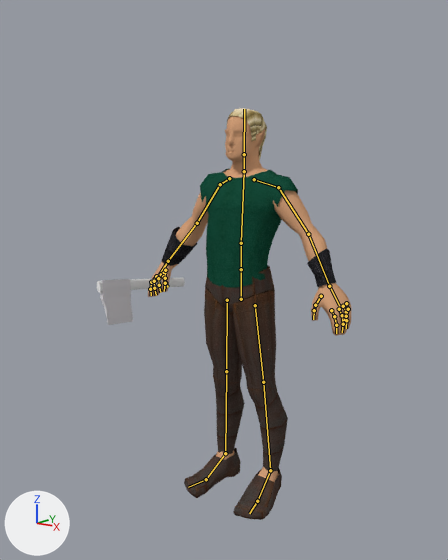
The Blender file Models Personatges/Models Carlos/elf_civil_final_axe_animation.blend, before and after one commit.
Before and after are seen from a camera (50 mm lens) standing at (2.81, -3.86, 2.87) and looking at (-0.01, -0.21, 1.85). Every picture has the same lights, and +X, +Y and +Z are marked at lower left. The bones that bend it are drawn over the model as lines.

Names of what the first picture shows: 'Cylinder', 'Low_Poly_Characte.000_Mesh.007'.
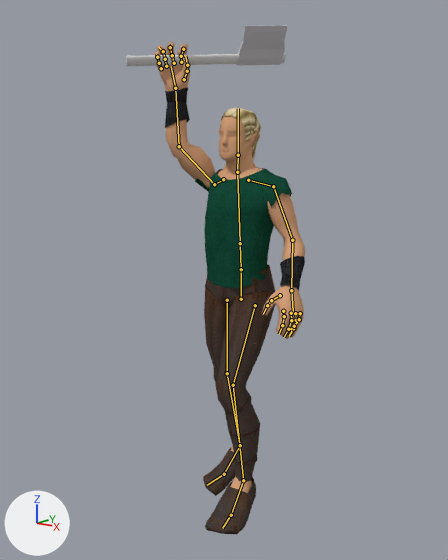
Commit message: Elf civil w/ action animation

The newer file adds an action. The first version stands in its rest pose; the second is drawn at frame 6 of the action 'Action'.

Location of each change, (x1, y1, x2, y2) in pixels of the pictures (448 x 560 px):
```json
{"object": "Low_Poly_Characte.000_Mesh.007", "change": "posed", "before": [148, 108, 352, 520], "after": [154, 42, 305, 535], "on screen": "26% narrower, 20% taller"}
{"object": "Cylinder", "change": "posed", "before": [97, 277, 185, 325], "after": [126, 25, 287, 66], "on screen": "82% wider, 14% shorter"}
{"bone": "Rib_cage", "before": "(241, 269) to (241, 243)", "after": "(241, 269) to (240, 243)"}
{"bone": "Torso", "before": "(241, 243) to (244, 171)", "after": "(240, 243) to (237, 172)"}
{"bone": "Neck", "before": "(244, 171) to (244, 154)", "after": "(237, 172) to (238, 155)"}
{"bone": "Arm_l", "before": "(278, 187) to (308, 234)", "after": "(273, 186) to (292, 240)"}
{"bone": "forearm_l", "before": "(308, 234) to (329, 286)", "after": "(292, 240) to (291, 290)"}
{"bone": "Arm_r", "before": "(220, 184) to (197, 223)", "after": "(214, 184) to (179, 146)"}
{"bone": "forearm_r", "before": "(197, 223) to (168, 261)", "after": "(179, 146) to (175, 88)"}
{"bone": "index2_r", "before": "(151, 282) to (150, 289)", "after": "(181, 56) to (183, 49)"}
{"bone": "index3_r", "before": "(150, 289) to (151, 295)", "after": "(183, 49) to (184, 47)"}
{"bone": "middle3_r", "before": "(154, 288) to (156, 295)", "after": "(170, 47) to (171, 45)"}
{"bone": "ring3_l.001", "before": "(159, 285) to (160, 292)", "after": "(163, 51) to (159, 47)"}
{"bone": "thumb_r", "before": "(165, 270) to (165, 278)", "after": "(184, 79) to (187, 71)"}
{"bone": "thumb3_r", "before": "(165, 283) to (164, 291)", "after": "(187, 65) to (185, 56)"}
{"bone": "Leg_l", "before": "(255, 305) to (263, 382)", "after": "(255, 305) to (233, 385)"}
{"bone": "Knee_l", "before": "(263, 382) to (270, 470)", "after": "(233, 385) to (243, 480)"}
{"bone": "Foot_l", "before": "(270, 470) to (257, 501)", "after": "(243, 480) to (231, 515)"}
{"bone": "Toes_l", "before": "(257, 501) to (249, 513)", "after": "(231, 515) to (222, 528)"}
{"bone": "Leg_r", "before": "(227, 300) to (226, 371)", "after": "(227, 300) to (227, 373)"}
{"bone": "Knee_l.001", "before": "(226, 371) to (225, 453)", "after": "(227, 373) to (240, 445)"}
```

The change, as JSON lines over the scene's bpy script:
```json
{"block": "bone_rib_cage", "where": "bone_rib_cage = bpy.data.objects['Armature'].pose.bones['Rib_cage']  # child of 'Spine'"}
{"op": "set", "path": "bone_rib_cage.rotation_quaternion", "old": "(1.0, 0.0, 0.0, 0.0)", "new": "(0.996, 0.032, 0.005, 0.007)", "note": "degrees (0, 0, 0) -> degrees (4, 1, 1)"}
{"block": "bone_torso", "where": "bone_torso = bpy.data.objects['Armature'].pose.bones['Torso']  # child of 'Rib_cage'"}
{"op": "set", "path": "bone_torso.rotation_quaternion", "old": "(1.0, 0.0, 0.0, 0.0)", "new": "(1.0, 0.017, 0.001, 0.0)", "note": "degrees (0, 0, 0) -> degrees (2, 0, 0)"}
{"block": "bone_neck", "where": "bone_neck = bpy.data.objects['Armature'].pose.bones['Neck']  # child of 'Torso'"}
{"op": "set", "path": "bone_neck.rotation_quaternion", "old": "(1.0, 0.0, 0.0, 0.0)", "new": "(0.993, -0.052, 0.008, -0.007)", "note": "degrees (0, 0, 0) -> degrees (-6, 1, -1)"}
{"block": "bone_arm_l", "where": "bone_arm_l = bpy.data.objects['Armature'].pose.bones['Arm_l']  # child of 'Shoulder_l'"}
{"op": "set", "path": "bone_arm_l.rotation_quaternion", "old": "(1.0, 0.0, 0.0, 0.0)", "new": "(0.982, -0.101, -0.082, 0.116)", "note": "degrees (0, 0, 0) -> degrees (-13, -8, 14)"}
{"block": "bone_forearm_l", "where": "bone_forearm_l = bpy.data.objects['Armature'].pose.bones['forearm_l']  # child of 'Arm_l'"}
{"op": "set", "path": "bone_forearm_l.rotation_quaternion", "old": "(1.0, 0.0, 0.0, 0.0)", "new": "(0.977, -0.171, 0.007, -0.123)", "note": "degrees (0, 0, 0) -> degrees (-20, -2, -14)"}
{"block": "bone_arm_r", "where": "bone_arm_r = bpy.data.objects['Armature'].pose.bones['Arm_r']  # child of 'Shoulder_r'"}
{"op": "set", "path": "bone_arm_r.rotation_quaternion", "old": "(1.0, 0.0, 0.0, 0.0)", "new": "(0.387, -0.773, 0.371, -0.331)", "note": "degrees (0, 0, 0) -> degrees (-119, -13, -59)"}
{"block": "bone_forearm_r", "where": "bone_forearm_r = bpy.data.objects['Armature'].pose.bones['forearm_r']  # child of 'Arm_r'"}
{"op": "set", "path": "bone_forearm_r.rotation_quaternion", "old": "(1.0, 0.0, 0.0, 0.0)", "new": "(0.97, 0.207, -0.014, 0.129)", "note": "degrees (0, 0, 0) -> degrees (23, -5, 14)"}
{"block": "bone_index2_r", "where": "bone_index2_r = bpy.data.objects['Armature'].pose.bones['index2_r']  # child of 'index_r'"}
{"op": "set", "path": "bone_index2_r.rotation_quaternion", "old": "(1.0, 0.0, 0.0, 0.0)", "new": "(0.927, -0.028, 0.222, -0.3)", "note": "degrees (0, 0, 0) -> degrees (-12, 23, -38)"}
{"block": "bone_index3_r", "where": "bone_index3_r = bpy.data.objects['Armature'].pose.bones['index3_r']  # child of 'index2_r'"}
{"op": "set", "path": "bone_index3_r.rotation_quaternion", "old": "(1.0, 0.0, 0.0, 0.0)", "new": "(0.958, 0.235, -0.038, -0.162)", "note": "degrees (0, 0, 0) -> degrees (28, 0, -19)"}
{"block": "bone_middle3_r", "where": "bone_middle3_r = bpy.data.objects['Armature'].pose.bones['middle3_r']  # child of 'middle2_l.001'"}
{"op": "set", "path": "bone_middle3_r.rotation_quaternion", "old": "(1.0, 0.0, 0.0, 0.0)", "new": "(0.886, -0.197, -0.295, -0.297)", "note": "degrees (0, 0, 0) -> degrees (-13, -40, -32)"}
{"block": "bone_ring3_l_001", "where": "bone_ring3_l_001 = bpy.data.objects['Armature'].pose.bones['ring3_l.001']  # child of 'ring2_l.001'"}
{"op": "set", "path": "bone_ring3_l_001.rotation_quaternion", "old": "(1.0, 0.0, 0.0, 0.0)", "new": "(0.966, 0.156, -0.127, -0.16)", "note": "degrees (0, 0, 0) -> degrees (20, -11, -21)"}
{"block": "bone_thumb_r", "where": "bone_thumb_r = bpy.data.objects['Armature'].pose.bones['thumb_r']  # child of 'hand_r'"}
{"op": "set", "path": "bone_thumb_r.rotation_quaternion", "old": "(1.0, 0.0, 0.0, 0.0)", "new": "(0.987, 0.103, -0.106, 0.069)", "note": "degrees (0, 0, 0) -> degrees (11, -13, 7)"}
{"block": "bone_thumb3_r", "where": "bone_thumb3_r = bpy.data.objects['Armature'].pose.bones['thumb3_r']  # child of 'thumb2_r'"}
{"op": "set", "path": "bone_thumb3_r.rotation_quaternion", "old": "(1.0, 0.0, 0.0, 0.0)", "new": "(0.977, 0.006, -0.078, 0.2)", "note": "degrees (0, 0, 0) -> degrees (-1, -9, 23)"}
{"block": "bone_leg_l", "where": "bone_leg_l = bpy.data.objects['Armature'].pose.bones['Leg_l']  # child of 'Spine'"}
{"op": "set", "path": "bone_leg_l.rotation_quaternion", "old": "(1.0, 0.0, 0.0, 0.0)", "new": "(0.942, -0.332, -0.021, -0.029)", "note": "degrees (0, 0, 0) -> degrees (-39, -3, -2)"}
{"block": "bone_knee_l", "where": "bone_knee_l = bpy.data.objects['Armature'].pose.bones['Knee_l']  # child of 'Leg_l'"}
{"op": "set", "path": "bone_knee_l.rotation_quaternion", "old": "(1.0, 0.0, 0.0, 0.0)", "new": "(0.943, 0.333, -0.004, 0.006)", "note": "degrees (0, 0, 0) -> degrees (39, -1, 1)"}
{"block": "bone_foot_l", "where": "bone_foot_l = bpy.data.objects['Armature'].pose.bones['Foot_l']  # child of 'Knee_l'"}
{"op": "set", "path": "bone_foot_l.rotation_quaternion", "old": "(1.0, 0.0, 0.0, 0.0)", "new": "(1.0, 0.023, 0.004, 0.008)", "note": "degrees (0, 0, 0) -> degrees (3, 0, 1)"}
{"block": "bone_toes_l", "where": "bone_toes_l = bpy.data.objects['Armature'].pose.bones['Toes_l']  # child of 'Foot_l'"}
{"op": "set", "path": "bone_toes_l.rotation_quaternion", "old": "(1.0, 0.0, 0.0, 0.0)", "new": "(0.998, 0.056, -0.017, -0.01)", "note": "degrees (0, 0, 0) -> degrees (6, -2, -1)"}
{"block": "bone_leg_r", "where": "bone_leg_r = bpy.data.objects['Armature'].pose.bones['Leg_r']  # child of 'Spine'"}
{"op": "set", "path": "bone_leg_r.rotation_quaternion", "old": "(1.0, 0.0, 0.0, 0.0)", "new": "(1.0, -0.02, 0.014, -0.019)", "note": "degrees (0, 0, 0) -> degrees (-2, 2, -2)"}
{"block": "bone_knee_l_001", "where": "bone_knee_l_001 = bpy.data.objects['Armature'].pose.bones['Knee_l.001']  # child of 'Leg_r'"}
{"op": "set", "path": "bone_knee_l_001.rotation_quaternion", "old": "(1.0, 0.0, 0.0, 0.0)", "new": "(0.991, 0.132, 0.001, 0.0)", "note": "degrees (0, 0, 0) -> degrees (15, 0, 0)"}
```
